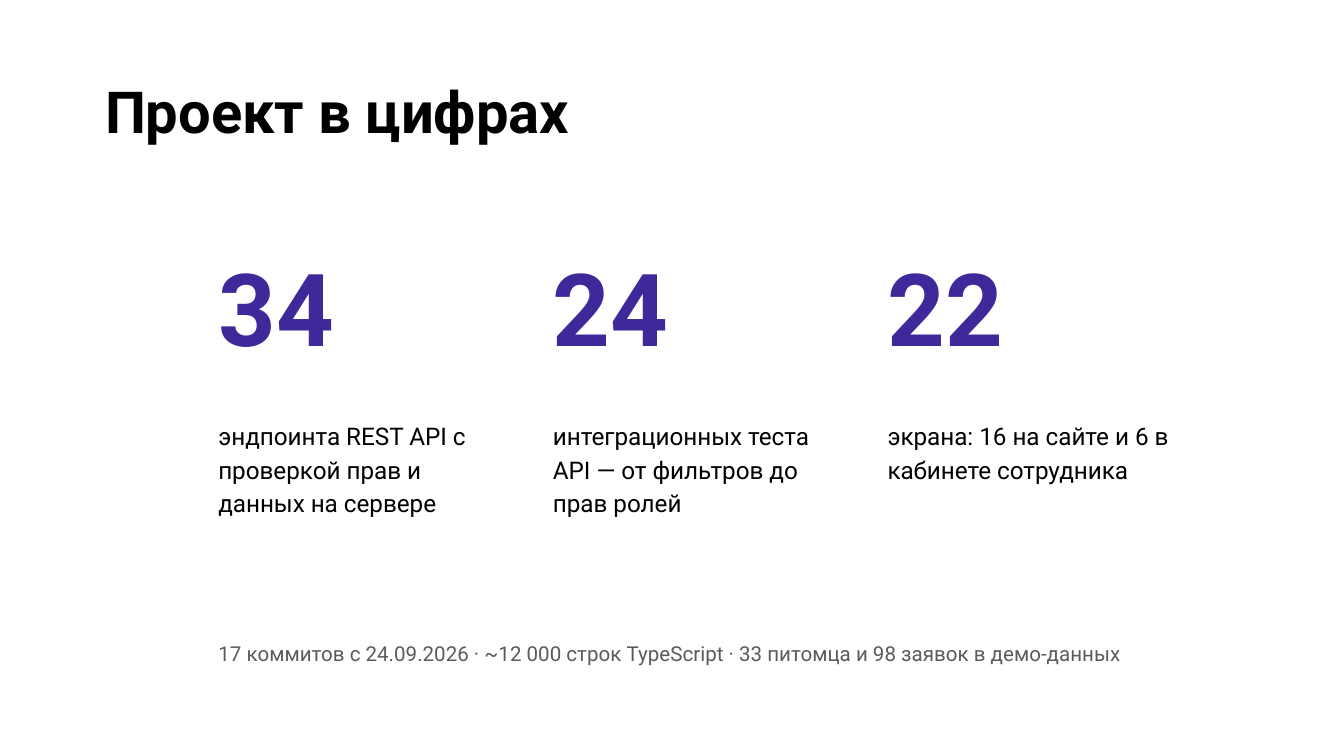
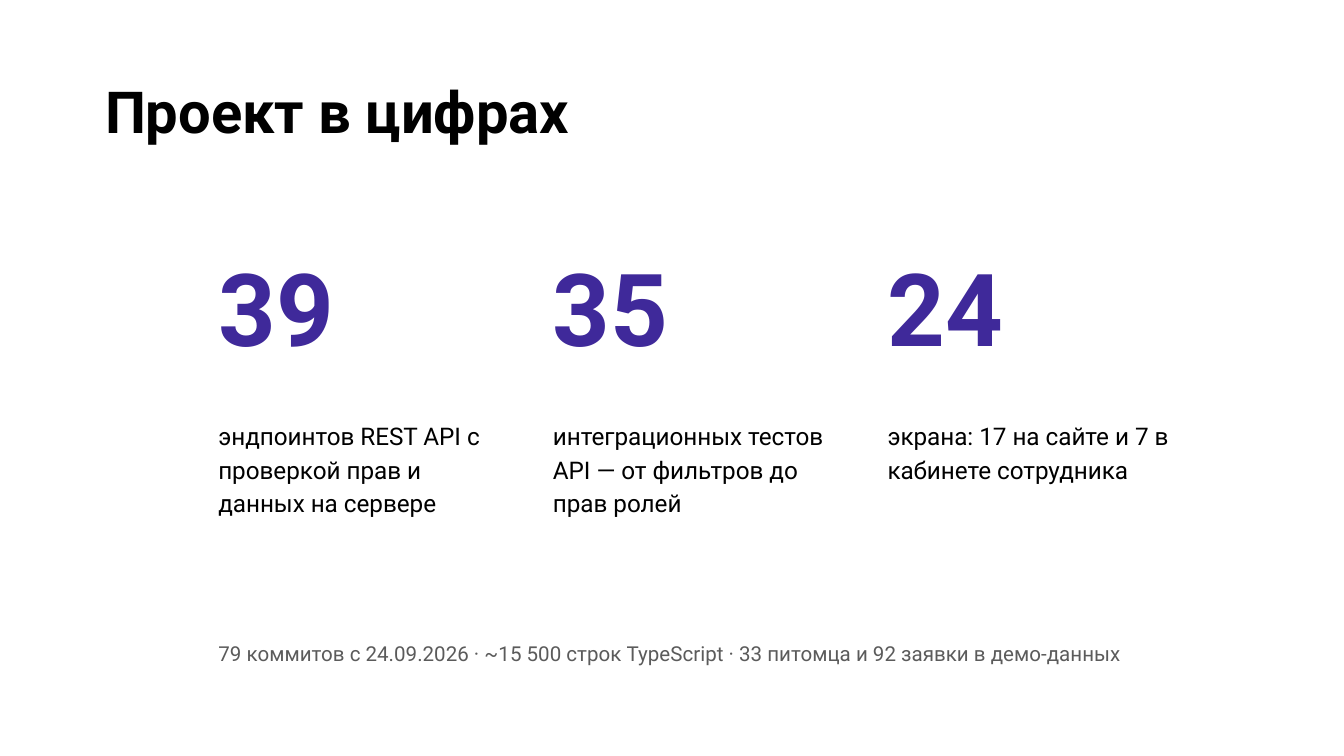
Before and after one commit to VitalyKruk/dobryi-dom, a slide deck: slide 12 of docs/Добрый_дом_Защита_проекта.pptx. Drawn at 1344x756 pixels with LibreOffice and Linux fonts; fonts in the diff are those of the drawing; background and template pictures are left out. Boxes give left, top, right and bottom in pixels: in the first picture for what was removed or moved away, otherwise in the second. Text is boxed around its words. In the diff, an @@ line names an element or a change of style, - is before the commit and + after.

```diff
--- a/docs/Добрый_дом_Защита_проекта.pptx
+++ b/docs/Добрый_дом_Защита_проекта.pptx
@@ text at bbox=[218, 273, 334, 347]: text changed @@
-34
+39
@@ text at bbox=[553, 273, 669, 347]: text changed @@
-24
+35
@@ text at bbox=[888, 273, 1004, 346]: text changed @@
-22
+24
@@ text at bbox=[218, 427, 480, 517]: text changed @@
-эндпоинта REST API с проверкой прав и данных на сервере
+эндпоинтов REST API с проверкой прав и данных на сервере
@@ text at bbox=[553, 432, 823, 517]: text changed @@
-интеграционных теста API — от фильтров до прав ролей
+интеграционных тестов API — от фильтров до прав ролей
@@ text at bbox=[888, 427, 1169, 485]: text changed @@
-экрана: 16 на сайте и 6 в кабинете сотрудника
+экрана: 17 на сайте и 7 в кабинете сотрудника
@@ text at bbox=[218, 646, 1120, 666]: text changed @@
-17 коммитов с 24.09.2026 · ~12 000 строк TypeScript · 33 питомца и 98 заявок в демо-данных
+79 коммитов с 24.09.2026 · ~15 500 строк TypeScript · 33 питомца и 92 заявки в демо-данных
```
Also in this commit, not shown: 7 other slides changed, 1 other file.
